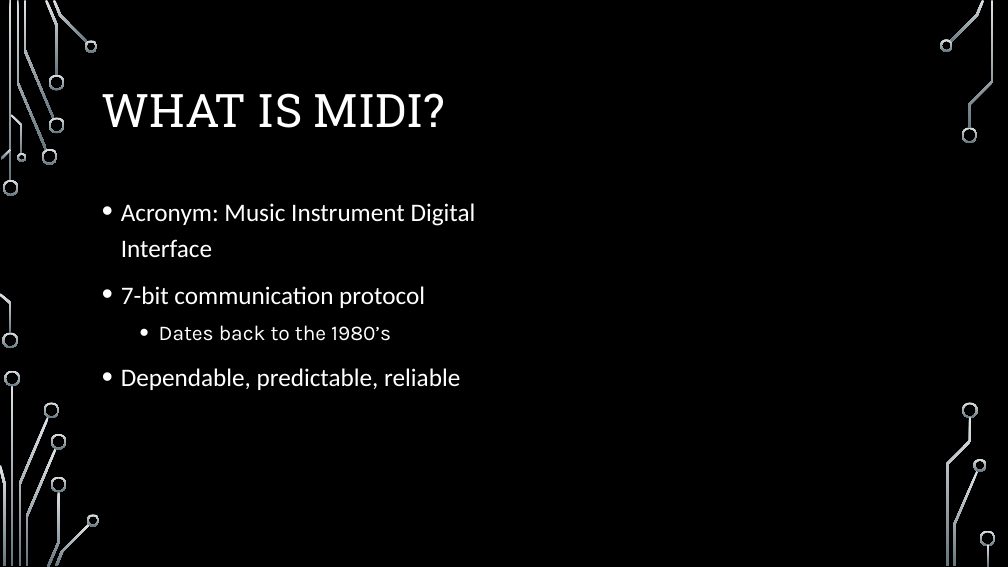
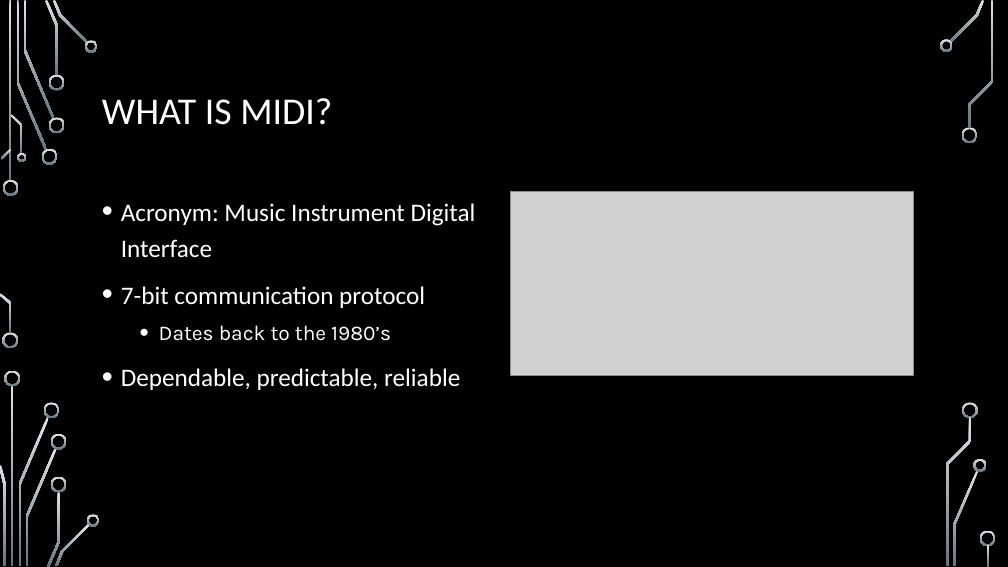
Before and after one commit to BlitzCityDIY/CircuitPython-Bluefruit-MIDI-Demos, a slide deck: slide 2 of Using MIDI with CircuitPython Slides.pptx. Drawn at 1008x567 pixels with LibreOffice and Linux fonts; fonts in the diff are those of the drawing; grey boxes stand for pictures; background and template pictures are left out. Boxes give left, top, right and bottom in pixels: in the first picture for what was removed or moved away, otherwise in the second. Text is boxed around its words. In the diff, an @@ line names an element or a change of style, - is before the commit and + after.

```diff
--- a/Using MIDI with CircuitPython Slides.pptx
+++ b/Using MIDI with CircuitPython Slides.pptx
@@ title "WHAT IS MIDI?" at [102, 98, 332, 125]: size 44 to 36 pt, font Roboto Slab to Calibri @@
@@ picture added at [510, 192, 913, 376] @@
```
Also in this commit, not shown: 8 other slides changed, 2 other files.
